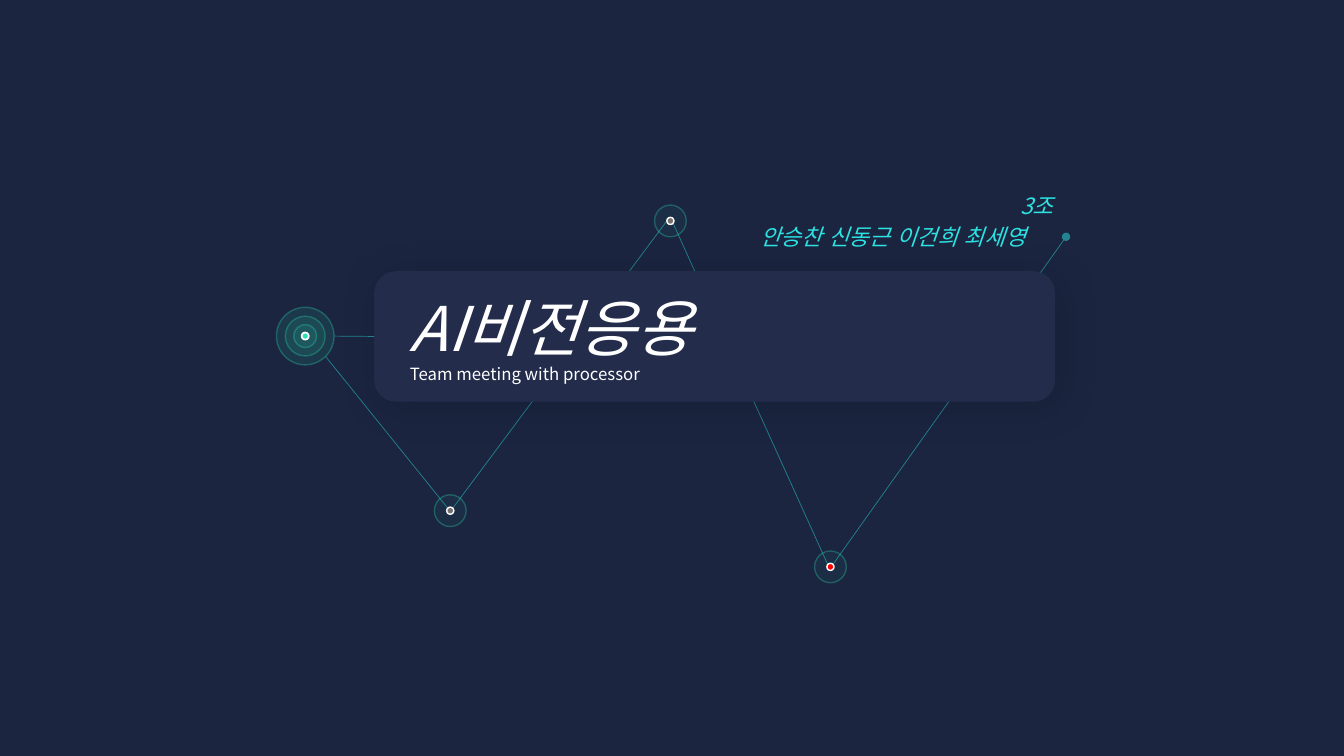
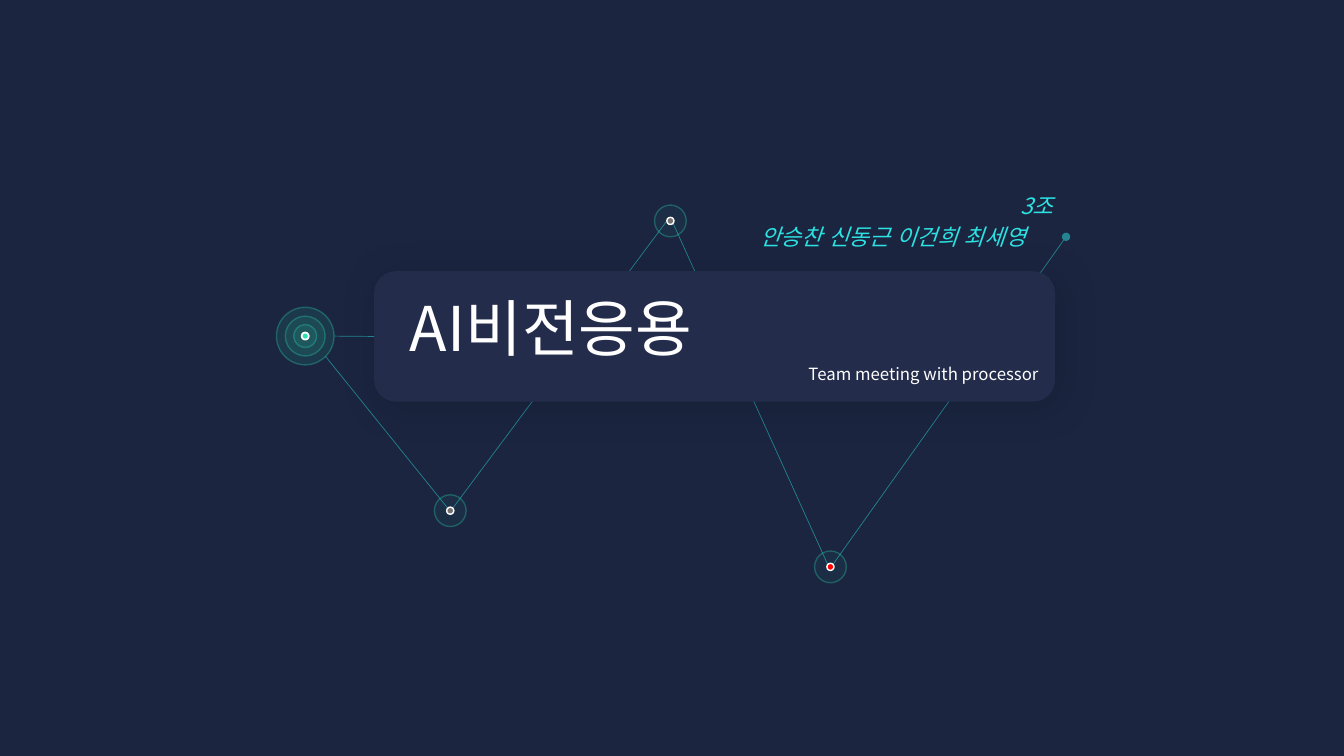
Before and after one commit to dandeeAndy/AI_Vision_application, a slide deck: slide 1 of 팀플/9월27일발표ppt.pptx. Drawn at 1344x756 pixels with LibreOffice and Linux fonts; fonts in the diff are those of the drawing. Boxes give left, top, right and bottom in pixels: in the first picture for what was removed or moved away, otherwise in the second. Text is boxed around its words. In the diff, an @@ line names an element or a change of style, - is before the commit and + after.

```diff
--- a/팀플/9월27일발표ppt.pptx
+++ b/팀플/9월27일발표ppt.pptx
@@ rounded rectangle "AI비전응용" at (x1=374, y1=271, x2=1056, y2=401): italic off in "AI비전응용"; alignment left to right @@
```
Also in this commit, not shown: 7 other slides changed, 7 other files.
